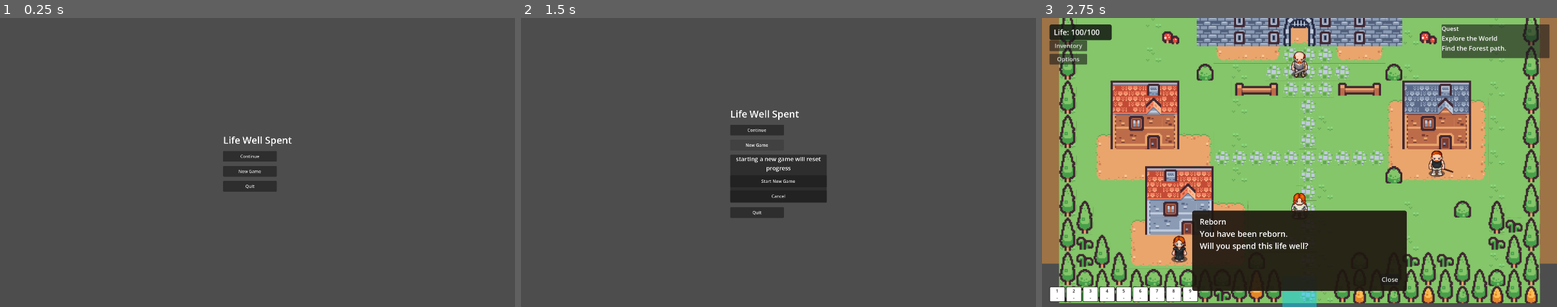
Above: before the commit, frames 1-3 (left to right).
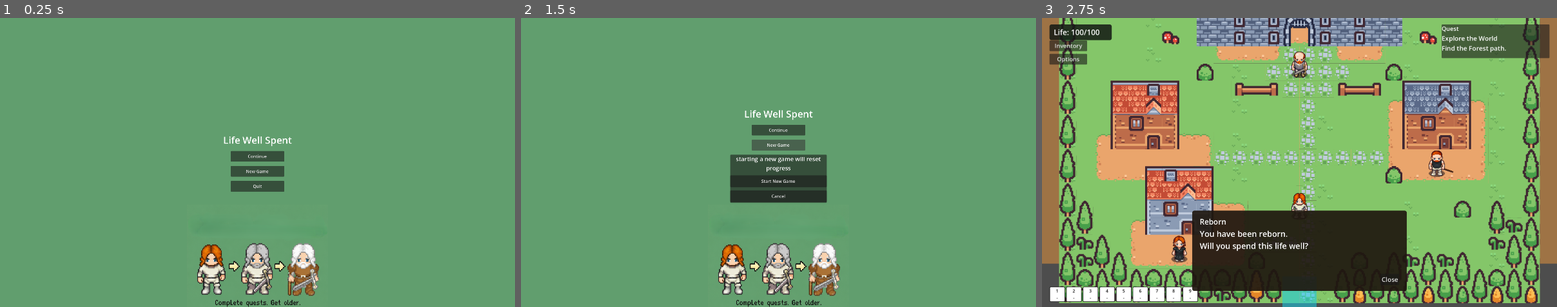
Above: after the commit, the same moments.

Repository: rajahafify/life-well-spent
Game: Godot game, scene res://scenes/main_menu.tscn
The game is run twice, just before and just after one commit, with the same random seed, the same clock (stepped at 60 frames per second) and the same inputs.
Inputs:
- Up to frame 1 (0.25 s): no input
- Up to frame 2 (1.5 s): click "New Game" at 0.5 s; click "New Game" at 1.25 s
- Up to frame 3 (2.75 s): click "Start New Game" at 2 s

The runs differ from the first frame. In frame 1, 99% of the frame differs, in the area x 0-100%, y 0-100%; in frame 2, 98%; in frame 3, nothing differs.

Commit message:
Add aging art main menu
Specs: tests/specs/main_menu_test.gd

Diff:
--- a/scenes/main_menu.tscn
+++ b/scenes/main_menu.tscn
@@ -1,27 +1,41 @@
 [gd_scene format=3 uid="uid://dbx4aggl8g1gg"]
 
 [ext_resource type="Script" uid="uid://b65dnatj811ax" path="res://scripts/controllers/main_menu_controller.gd" id="1_l6cm7"]
+[ext_resource type="Texture2D" path="res://icon.png" id="2_aging"]
 
 [node name="MainMenu" type="Control" unique_id=1727634857]
-self_modulate = Color(0.05, 0.05, 0.08, 1)
+self_modulate = Color(0.38, 0.62, 0.43, 1)
 layout_mode = 3
 anchors_preset = 15
 anchor_right = 1.0
 anchor_bottom = 1.0
 script = ExtResource("1_l6cm7")
 
+[node name="Background" type="ColorRect" parent="."]
+layout_mode = 1
+anchors_preset = 15
+anchor_right = 1.0
+anchor_bottom = 1.0
+grow_horizontal = 2
+grow_vertical = 2
+mouse_filter = 2
+color = Color(0.38, 0.62, 0.43, 1)
+
 [node name="CenterContainer" type="CenterContainer" parent="." unique_id=86621286]
 layout_mode = 0
 anchor_right = 1.0
 anchor_bottom = 1.0
+grow_horizontal = 2
+grow_vertical = 2
 
 [node name="UI" type="VBoxContainer" parent="CenterContainer" unique_id=868556811]
 layout_mode = 2
+theme_override_constants/separation = 14
 alignment = 1
 
 [node name="Title" type="Label" parent="CenterContainer/UI" unique_id=1232128236]
 layout_mode = 2
-size_flags_horizontal = 2
+size_flags_horizontal = 4
 text = "Life Well Spent"
 horizontal_alignment = 1
 
@@ -29,13 +43,13 @@
 custom_minimum_size = Vector2(200, 40)
 default_button = true
 layout_mode = 2
-size_flags_horizontal = 2
+size_flags_horizontal = 4
 text = "Continue"
 
 [node name="NewGameButton" type="Button" parent="CenterContainer/UI" unique_id=1855082109]
 custom_minimum_size = Vector2(200, 40)
 layout_mode = 2
-size_flags_horizontal = 2
+size_flags_horizontal = 4
 text = "New Game"
 
 [node name="NewGameConfirmPanel" type="PanelContainer" parent="CenterContainer/UI"]
@@ -67,5 +81,21 @@
 [node name="QuitButton" type="Button" parent="CenterContainer/UI" unique_id=224057009]
 custom_minimum_size = Vector2(200, 40)
 layout_mode = 2
-size_flags_horizontal = 2
+size_flags_horizontal = 4
 text = "Quit"
+
+[node name="IconContainer" type="CenterContainer" parent="."]
+layout_mode = 1
+anchor_top = 0.68
+anchor_right = 1.0
+anchor_bottom = 1.0
+grow_horizontal = 2
+grow_vertical = 2
+
+[node name="AgingImage" type="TextureRect" parent="IconContainer"]
+custom_minimum_size = Vector2(560, 420)
+layout_mode = 2
+size_flags_horizontal = 4
+texture = ExtResource("2_aging")
+expand_mode = 1
+stretch_mode = 5
--- a/tests/specs/main_menu_test.gd
+++ b/tests/specs/main_menu_test.gd
@@ -76,6 +76,44 @@
 
 
 # ─── Title ────────────────────────────────────────────────────────────
+
+func test_main_menu_uses_aging_image_below_menu() -> void:
+	var root = _scene.instantiate()
+	var icon_container := root.get_node("IconContainer") as CenterContainer
+	var hero := root.get_node("IconContainer/AgingImage") as TextureRect
+	assert_not_null(icon_container)
+	assert_not_null(hero)
+	assert_true(hero.texture.resource_path.ends_with("icon.png"))
+	assert_eq(TextureRect.STRETCH_KEEP_ASPECT_CENTERED, hero.stretch_mode)
+	assert_eq(Vector2(560, 420), hero.custom_minimum_size)
+	assert_true(abs(icon_container.anchor_top - 0.68) < 0.001)
+	assert_eq(1.0, icon_container.anchor_bottom)
+	root.free()
+
+
+func test_main_menu_keeps_menu_center_stage_on_icon_colored_background() -> void:
+	var root = _scene.instantiate()
+	var background := root.get_node("Background") as ColorRect
+	var center := root.get_node("CenterContainer") as CenterContainer
+	assert_not_null(background)
+	assert_eq(Color(0.38, 0.62, 0.43, 1.0), background.color)
+	assert_eq(0.0, center.anchor_top)
+	assert_eq(1.0, center.anchor_bottom)
+	root.free()
+
+
+func test_main_menu_title_and_buttons_are_centered_with_wide_icon() -> void:
+	var root = _scene.instantiate()
+	var title := root.get_node("CenterContainer/UI/Title") as Label
+	var continue_button := root.get_node("CenterContainer/UI/ContinueButton") as Button
+	var new_game_button := root.get_node("CenterContainer/UI/NewGameButton") as Button
+	var quit_button := root.get_node("CenterContainer/UI/QuitButton") as Button
+	assert_eq(Control.SIZE_SHRINK_CENTER, title.size_flags_horizontal)
+	assert_eq(Control.SIZE_SHRINK_CENTER, continue_button.size_flags_horizontal)
+	assert_eq(Control.SIZE_SHRINK_CENTER, new_game_button.size_flags_horizontal)
+	assert_eq(Control.SIZE_SHRINK_CENTER, quit_button.size_flags_horizontal)
+	root.free()
+
 
 func test_has_title_label() -> void:
 	var root = _scene.instantiate()
Binary file added: icon.png
Not shown, added: icon.png.import
Not shown, changed: README.md
Not shown, changed: docs/STATUS.md
Not shown, changed: llm-wiki/architecture/main-menu-flow.md
Not shown, changed: llm-wiki/index.md
Not shown, changed: llm-wiki/log.md
Not shown, changed: llm-wiki/scenes/main-menu.md
Not shown, changed: prototype/polish.md
